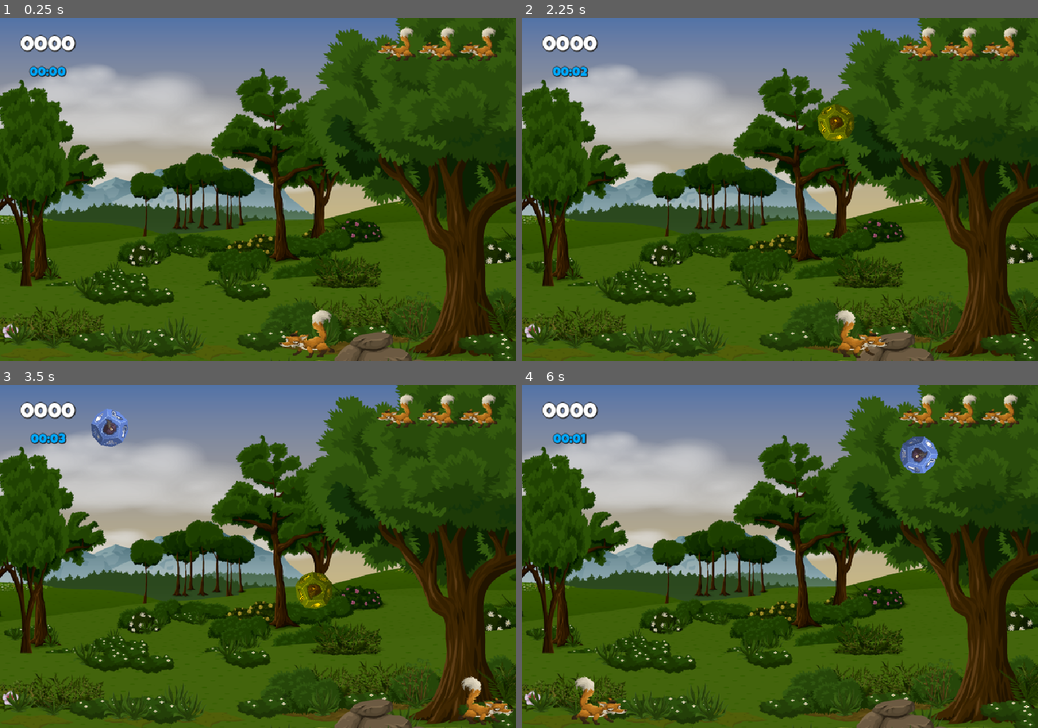
Above: before the commit, frames 1-4 (two rows, left to right).
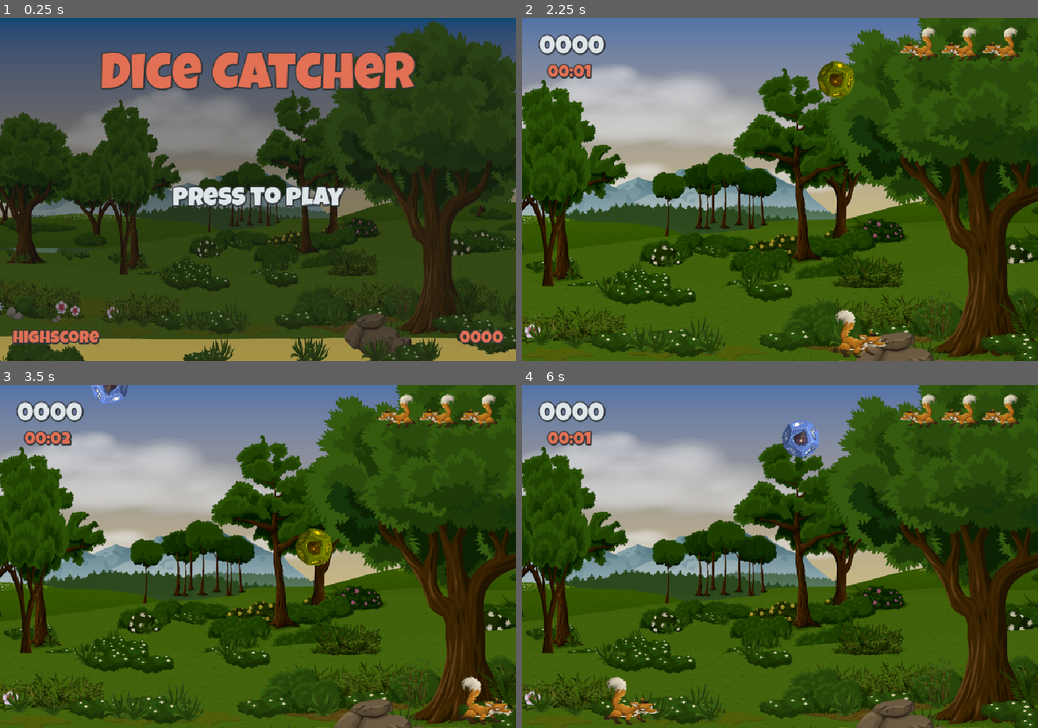
Above: after the commit, the same moments.

Repository: Newton-Duarte/godot-dice-catcher
Game: Godot game, scene res://scenes/main.tscn
The game is run twice, just before and just after one commit, with the same random seed, the same clock (stepped at 60 frames per second) and the same inputs. Before the commit the project starts from res://scenes/game.tscn.
Inputs:
- Up to frame 1 (0.25 s): no input
- Up to frame 2 (2.25 s): tap Enter (ui_accept) at 0.5, 1.35, 1.52, 1.82 s; hold Right (ui_right) 0.53-1.28 s; hold Enter (ui_accept) 0.53-1.28 s; hold Left (ui_left) 1.28-2.03 s; hold Right (ui_right) from 2.03 s (still down); hold Enter (ui_accept) from 2.03 s (still down)
- Up to frame 3 (3.5 s): keep holding Right (ui_right); release Enter (ui_accept) at 2.78 s; tap Enter (ui_accept) at 2.85, 3.02, 3.32 s
- Up to frame 4 (6 s): release Right (ui_right) at 3.53 s; hold Enter (ui_accept) 3.53-4.28 s; hold Left (ui_left) 3.53-5.78 s; tap Escape (restart) at 4.15 s; tap Enter (ui_accept) at 4.35, 4.52, 4.82, 5.85 s; hold Enter (ui_accept) 5.03-5.78 s; hold Right (ui_right) from 5.78 s (still down)

The runs differ from the first frame. In frame 1, 72% of the frame differs, in the area x 0-100%, y 0-100%; in frame 2, 2.1%; in frame 3, 3.0%; in frame 4, 3.2%.

Commit message:
feat: add main scene, game manager to change between scenes, and update game ui

Diff:
--- a/project.godot
+++ b/project.godot
@@ -11,9 +11,13 @@
 [application]
 
 config/name="Dice Catcher"
-run/main_scene="uid://xlj61jrmvlld"
+run/main_scene="uid://dhs65ok2aa7vc"
 config/features=PackedStringArray("4.6", "Mobile")
 config/icon="res://icon.svg"
+
+[autoload]
+
+GameManager="*uid://br2egfgu8u6hb"
 
 [display]
 
--- /dev/null
+++ b/resources/orange_label_32.tres
@@ -0,0 +1,12 @@
+[gd_resource type="LabelSettings" format=3 uid="uid://be3f0yh4knqk2"]
+
+[ext_resource type="FontFile" uid="uid://bsflx7ihsm167" path="res://assets/LuckiestGuy-Regular.ttf" id="1_04jlc"]
+
+[resource]
+font = ExtResource("1_04jlc")
+font_size = 32
+font_color = Color(0.88235295, 0.4392157, 0.33333334, 1)
+outline_size = 8
+outline_color = Color(0.1764706, 0.20392157, 0.21176471, 1)
+shadow_size = 8
+shadow_color = Color(0.1764706, 0.20392157, 0.21176471, 1)
--- /dev/null
+++ b/resources/orange_label_96.tres
@@ -0,0 +1,12 @@
+[gd_resource type="LabelSettings" format=3 uid="uid://ltm6fpi4uoet"]
+
+[ext_resource type="FontFile" uid="uid://bsflx7ihsm167" path="res://assets/LuckiestGuy-Regular.ttf" id="1_jiw53"]
+
+[resource]
+font = ExtResource("1_jiw53")
+font_size = 96
+font_color = Color(0.88235295, 0.4392157, 0.33333334, 1)
+outline_size = 8
+outline_color = Color(0.1764706, 0.20392157, 0.21176471, 1)
+shadow_size = 8
+shadow_color = Color(0.1764706, 0.20392157, 0.21176471, 1)
--- /dev/null
+++ b/resources/white_label_48.tres
@@ -0,0 +1,12 @@
+[gd_resource type="LabelSettings" format=3 uid="uid://dn5xlrekynjpi"]
+
+[ext_resource type="FontFile" uid="uid://bsflx7ihsm167" path="res://assets/LuckiestGuy-Regular.ttf" id="1_dn7lh"]
+
+[resource]
+font = ExtResource("1_dn7lh")
+font_size = 48
+font_color = Color(0.8745098, 0.9019608, 0.9137255, 1)
+outline_size = 8
+outline_color = Color(0.1764706, 0.20392157, 0.21176471, 1)
+shadow_size = 8
+shadow_color = Color(0.1764706, 0.20392157, 0.21176471, 1)
--- a/scenes/game.tscn
+++ b/scenes/game.tscn
@@ -8,19 +8,12 @@
 [ext_resource type="AudioStream" uid="uid://dmxh7tbbljx03" path="res://assets/extra_life_sound.wav" id="6_gee14"]
 [ext_resource type="AudioStream" uid="uid://cgym1fqiiysm6" path="res://assets/negative_sound.wav" id="6_p57ef"]
 [ext_resource type="Texture2D" uid="uid://c521h60u1k7mt" path="res://assets/Fox.png" id="7_u5sy4"]
+[ext_resource type="LabelSettings" uid="uid://dn5xlrekynjpi" path="res://resources/white_label_48.tres" id="7_vtaks"]
+[ext_resource type="LabelSettings" uid="uid://be3f0yh4knqk2" path="res://resources/orange_label_32.tres" id="8_kvpfn"]
 
 [sub_resource type="LabelSettings" id="LabelSettings_iywne"]
 font = ExtResource("4_lbhrr")
 font_size = 40
-outline_size = 4
-outline_color = Color(0.11764706, 0.11764706, 0.11764706, 1)
-shadow_size = 4
-shadow_color = Color(0.11764706, 0.11764706, 0.11764706, 1)
-
-[sub_resource type="LabelSettings" id="LabelSettings_gee14"]
-font = ExtResource("4_lbhrr")
-font_size = 24
-font_color = Color(0, 0.65882355, 1, 1)
 outline_size = 4
 outline_color = Color(0.11764706, 0.11764706, 0.11764706, 1)
 shadow_size = 4
@@ -62,7 +55,7 @@
 offset_right = 146.0
 offset_bottom = 73.0
 text = "Score"
-label_settings = SubResource("LabelSettings_iywne")
+label_settings = ExtResource("7_vtaks")
 horizontal_alignment = 1
 vertical_alignment = 1
 
@@ -72,7 +65,7 @@
 offset_right = 146.0
 offset_bottom = 124.0
 text = "00:00"
-label_settings = SubResource("LabelSettings_gee14")
+label_settings = ExtResource("8_kvpfn")
 horizontal_alignment = 1
 vertical_alignment = 1
 
--- /dev/null
+++ b/scenes/main.tscn
@@ -0,0 +1,130 @@
+[gd_scene format=3 uid="uid://dhs65ok2aa7vc"]
+
+[ext_resource type="Texture2D" uid="uid://hjt2a50it2vy" path="res://assets/GemBg.png" id="1_o5qli"]
+[ext_resource type="Script" uid="uid://chskokrismdfy" path="res://scripts/main.gd" id="1_tefeu"]
+[ext_resource type="LabelSettings" uid="uid://ltm6fpi4uoet" path="res://resources/orange_label_96.tres" id="2_sugp2"]
+[ext_resource type="LabelSettings" uid="uid://dn5xlrekynjpi" path="res://resources/white_label_48.tres" id="3_jyhfs"]
+[ext_resource type="LabelSettings" uid="uid://be3f0yh4knqk2" path="res://resources/orange_label_32.tres" id="3_sugp2"]
+[ext_resource type="AudioStream" uid="uid://ddhs4ol4scsrc" path="res://assets/background-music.mp3" id="5_tbgi4"]
+
+[sub_resource type="Animation" id="Animation_tbgi4"]
+length = 0.001
+tracks/0/type = "value"
+tracks/0/imported = false
+tracks/0/enabled = true
+tracks/0/path = NodePath("MC/PressToPlayLabel:modulate")
+tracks/0/interp = 1
+tracks/0/loop_wrap = true
+tracks/0/keys = {
+"times": PackedFloat32Array(0),
+"transitions": PackedFloat32Array(1),
+"update": 0,
+"values": [Color(1, 1, 1, 1)]
+}
+
+[sub_resource type="Animation" id="Animation_tefeu"]
+resource_name = "flash"
+loop_mode = 1
+step = 0.1
+tracks/0/type = "value"
+tracks/0/imported = false
+tracks/0/enabled = true
+tracks/0/path = NodePath("MC/PressToPlayLabel:modulate")
+tracks/0/interp = 2
+tracks/0/loop_wrap = true
+tracks/0/keys = {
+"times": PackedFloat32Array(0, 0.3, 0.5, 0.7, 1),
+"transitions": PackedFloat32Array(1, 1, 1, 1, 1),
+"update": 0,
+"values": [Color(1, 1, 1, 1), Color(1, 1, 1, 1), Color(1, 1, 1, 0), Color(1, 1, 1, 1), Color(1, 1, 1, 1)]
+}
+
+[sub_resource type="AnimationLibrary" id="AnimationLibrary_o6xl0"]
+_data = {
+&"RESET": SubResource("Animation_tbgi4"),
+&"flash": SubResource("Animation_tefeu")
+}
+
+[node name="Main" type="Control" unique_id=1421974389]
+layout_mode = 3
+anchors_preset = 15
+anchor_right = 1.0
+anchor_bottom = 1.0
+grow_horizontal = 2
+grow_vertical = 2
+script = ExtResource("1_tefeu")
+
+[node name="Background" type="TextureRect" parent="." unique_id=1880894849]
+layout_mode = 1
+anchors_preset = 15
+anchor_right = 1.0
+anchor_bottom = 1.0
+grow_horizontal = 2
+grow_vertical = 2
+texture = ExtResource("1_o5qli")
+expand_mode = 2
+
+[node name="Overlay" type="ColorRect" parent="." unique_id=1258600629]
+layout_mode = 1
+anchors_preset = 15
+anchor_right = 1.0
+anchor_bottom = 1.0
+grow_horizontal = 2
+grow_vertical = 2
+color = Color(0.11764706, 0.11764706, 0.11764706, 0.39215687)
+
+[node name="MC" type="MarginContainer" parent="." unique_id=1770974916]
+layout_mode = 1
+anchors_preset = 15
+anchor_right = 1.0
+anchor_bottom = 1.0
+grow_horizontal = 2
+grow_vertical = 2
+theme_override_constants/margin_left = 24
+theme_override_constants/margin_top = 64
+theme_override_constants/margin_right = 24
+theme_override_constants/margin_bottom = 24
+
+[node name="TitleLabel" type="Label" parent="MC" unique_id=1052932129]
+layout_mode = 2
+size_flags_horizontal = 4
+size_flags_vertical = 0
+text = "Dice Catcher"
+label_settings = ExtResource("2_sugp2")
+horizontal_alignment = 1
+vertical_alignment = 1
+
+[node name="PressToPlayLabel" type="Label" parent="MC" unique_id=642344285]
+layout_mode = 2
+size_flags_horizontal = 4
+text = "Press to Play"
+label_settings = ExtResource("3_jyhfs")
+horizontal_alignment = 1
+vertical_alignment = 1
+
+[node name="HighScoreLabel" type="Label" parent="MC" unique_id=1165355368]
+layout_mode = 2
+size_flags_horizontal = 0
+size_flags_vertical = 8
+text = "HighScore"
+label_settings = ExtResource("3_sugp2")
+vertical_alignment = 1
+
+[node name="HighScoreValueLabel" type="Label" parent="MC" unique_id=1275168382]
+layout_mode = 2
+size_flags_horizontal = 8
+size_flags_vertical = 8
+text = "0000"
+label_settings = ExtResource("3_sugp2")
+horizontal_alignment = 2
+vertical_alignment = 1
+
+[node name="Music" type="AudioStreamPlayer" parent="." unique_id=759358675]
+stream = ExtResource("5_tbgi4")
+volume_db = -12.0
+autoplay = true
+parameters/looping = true
+
+[node name="AnimationPlayer" type="AnimationPlayer" parent="." unique_id=471630085]
+libraries/ = SubResource("AnimationLibrary_o6xl0")
+autoplay = &"flash"
--- a/scripts/game.gd
+++ b/scripts/game.gd
@@ -38,7 +38,7 @@
 
 func _unhandled_input(event: InputEvent) -> void:
 	if event.is_action_pressed("restart"):
-		get_tree().reload_current_scene()
+		GameManager.load_main_scene()
 
 func _ready() -> void:
 	feedback_label.hide()
--- /dev/null
+++ b/scripts/game_manager.gd
@@ -0,0 +1,10 @@
+extends Node
+
+const MAIN = preload("uid://dhs65ok2aa7vc")
+const GAME = preload("uid://xlj61jrmvlld")
+
+func load_main_scene() -> void:
+	get_tree().change_scene_to_packed(MAIN)
+
+func load_game_scene() -> void:
+	get_tree().change_scene_to_packed(GAME)
--- /dev/null
+++ b/scripts/main.gd
@@ -0,0 +1,5 @@
+extends Control
+
+func _unhandled_input(event: InputEvent) -> void:
+	if event.is_action_pressed("ui_accept"):
+		GameManager.load_game_scene()
Not shown, added: assets/background-music.mp3.import
Not shown, added: scripts/game_manager.gd.uid
Not shown, added: scripts/main.gd.uid
Not shown, added: assets/background-music.mp3
